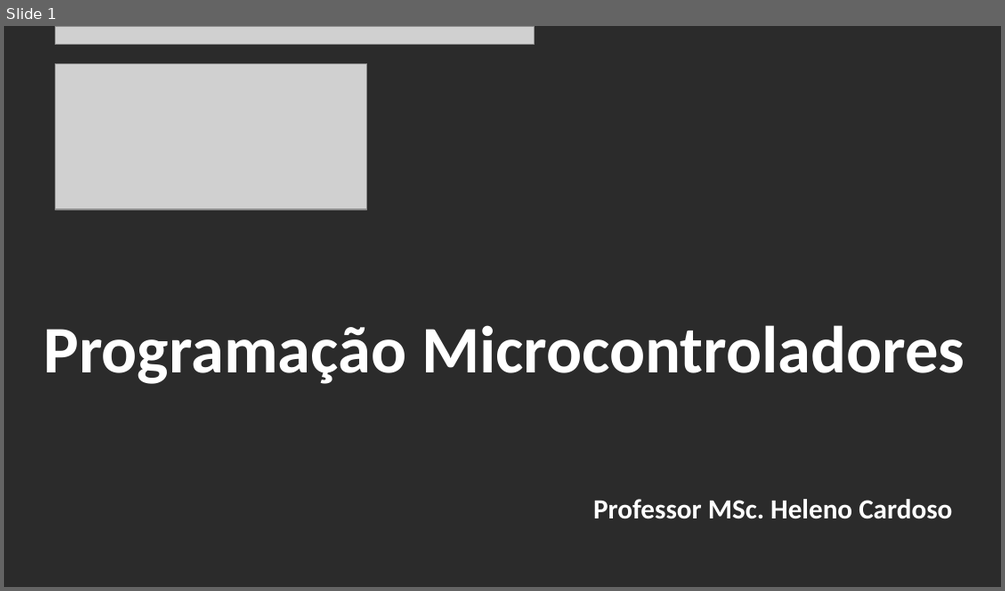
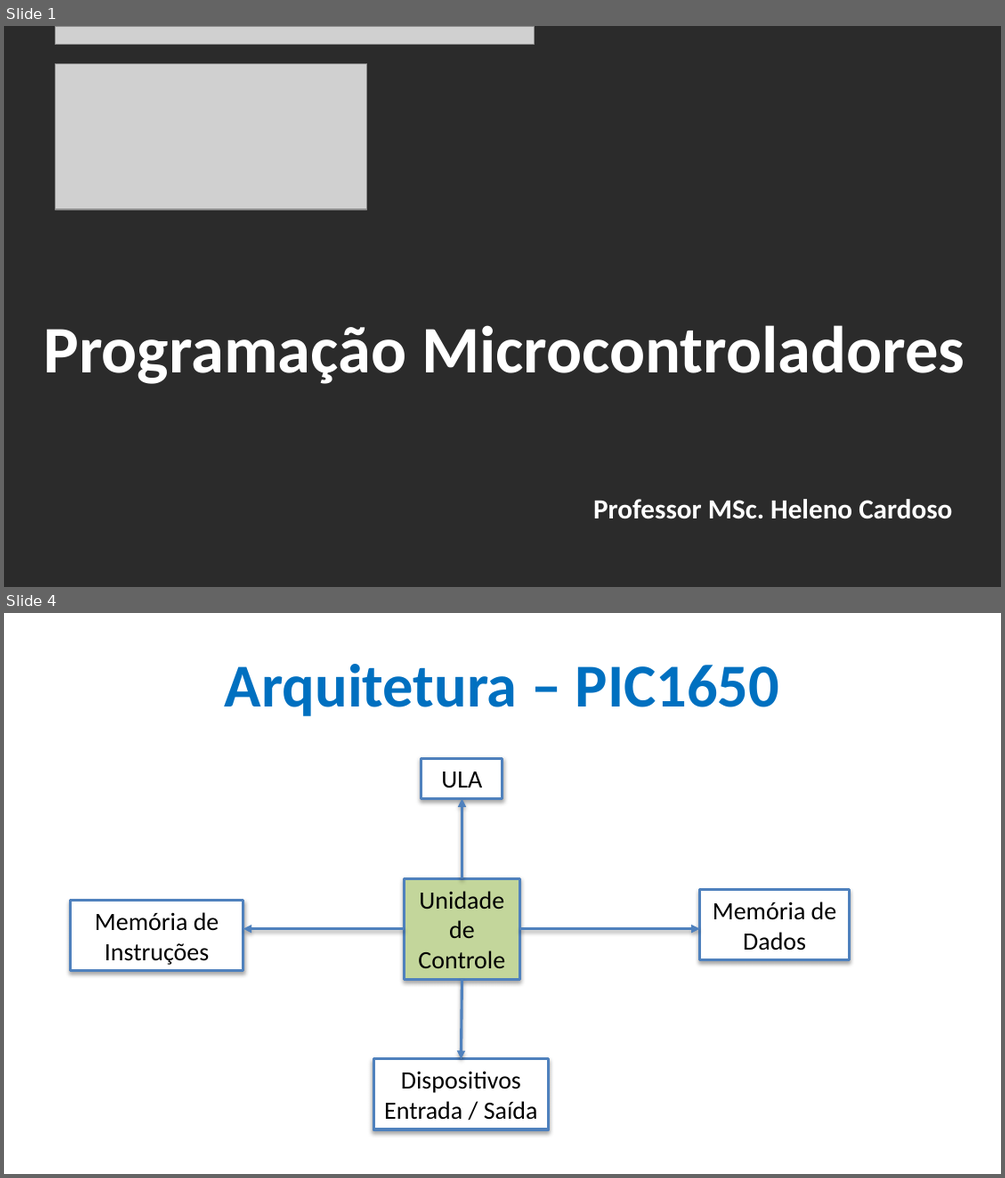
Before and after one commit to CloudEducationBrazil/WydenArea1ProgramacaoMicrocontroladores, a slide deck: 01 Classes/Aula 01 - Programação Microcontroladores.pptx. Shown one above the other, each under a label of ours: slide 1 before the commit, slides 1 and 4 after it; the slides between them are not shown. The pictures are 1005x591 and 1005x1178 pixels, drawn with LibreOffice and Linux fonts; fonts in the diff are those of the drawing; grey boxes stand for pictures; background and template pictures are left out; a plain dark background stands for a picture behind light text. Boxes give left, top, right and bottom in pixels: in the first picture for what was removed or moved away, otherwise in the second. Text is boxed around its words. In the diff, an @@ line names an element or a change of style, - is before the commit and + after.

```diff
--- a/01 Classes/Aula 01 - Programação Microcontroladores.pptx
+++ b/01 Classes/Aula 01 - Programação Microcontroladores.pptx
@@ slide 4 added at bbox=[4, 613, 1001, 1174], background picture (left out) @@
@@ title added at bbox=[225, 664, 779, 716], 44 pt, text #0070C0, bold @@
+Arquitetura – PIC1650
@@ rectangle added at bbox=[421, 759, 502, 798], fill #FFFFFF, outline #4F81BD 2 pt, 18 pt, text #000000 @@
+ULA
@@ arrow added from (461, 878) to (461, 798), #4F81BD 2 pt @@
@@ rectangle added at bbox=[404, 878, 519, 979], fill #C3D69B, outline #4F81BD 2 pt, 18 pt, text #000000 @@
+Unidade de Controle
@@ rectangle added at bbox=[71, 900, 243, 971], fill #FFFFFF, outline #4F81BD 2 pt, 18 pt, text #000000 @@
+Memória de Instruções
@@ rectangle added at bbox=[700, 889, 850, 960], fill #FFFFFF, outline #4F81BD 2 pt, 18 pt, text #000000 @@
+Memória de Dados
@@ arrow added from (404, 929) to (243, 929), #4F81BD 2 pt @@
@@ arrow added from (519, 929) to (700, 929), #4F81BD 2 pt @@
@@ arrow added from (461, 979) to (461, 1059), #4F81BD 2 pt @@
@@ rectangle added at bbox=[374, 1059, 549, 1129], fill #FFFFFF, outline #4F81BD 2 pt, 18 pt, text #000000 @@
+Dispositivos Entrada / Saída
```
Also in this commit, not shown: 5 slides changed, 14 other slides added.
